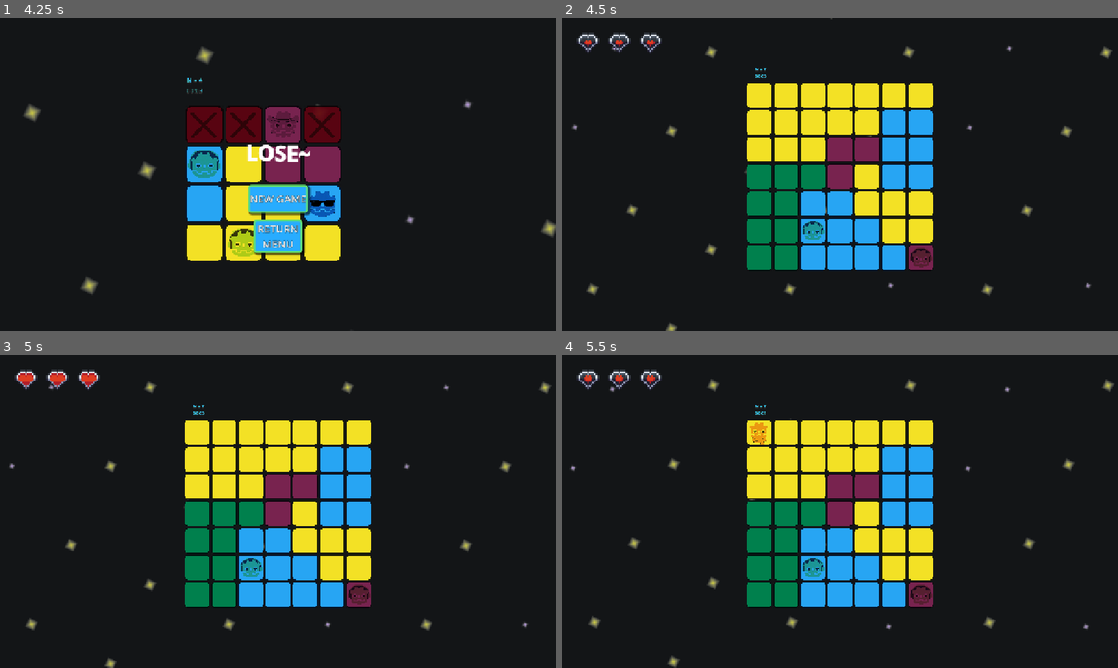
Above: before the commit, frames 1-4 (two rows, left to right).
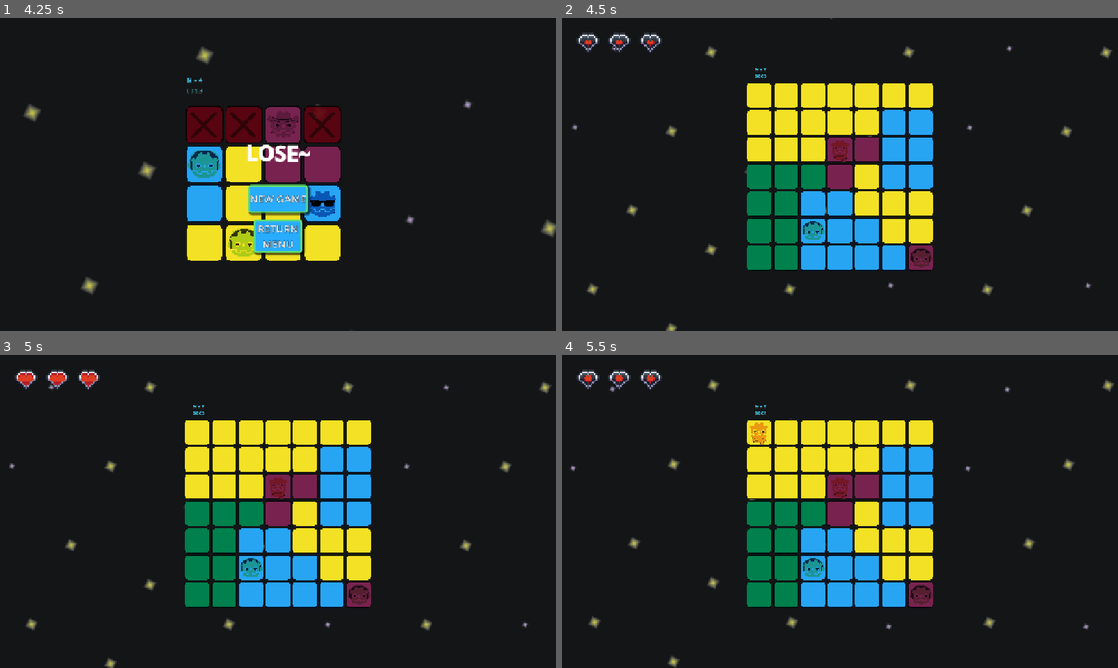
Above: after the commit, the same moments.

Repository: xixinsama/FindGodot
Game: Godot game, scene res://strat_scene/start.tscn
The game is run twice, just before and just after one commit, with the same random seed, the same clock (stepped at 60 frames per second) and the same inputs. The engine's default icon, where the game draws it, is replaced by a stand-in: a white triangle on a blue panel in a dark square.
Inputs (mouse positions are in pixels of both pictures, inside the frame that each line leads up to):
- Up to frame 1 (4.25 s): click "PLAY" at 0.5 s; move the mouse to (205, 124) at 1.27 s; click (205, 124) at 1.42 s; tap Enter at 2 s; move the mouse to (244, 124) at 2.02 s; click (244, 124) at 2.17 s; move the mouse to (283, 124) at 2.77 s; click (283, 124) at 2.92 s; move the mouse to (322, 124) at 3.52 s; click (322, 124) at 3.67 s
- Up to frame 2 (4.5 s): click "NEW GAME" at 4.25 s
- Up to frame 3 (5 s): no input
- Up to frame 4 (5.5 s): move the mouse to (756, 433) at 5.02 s; click (756, 433) at 5.17 s

Frame 1 is identical in both runs. In frame 2, 0.1% of the frame differs, in the area x 48-52%, y 39-46%; in frame 3, 0.1%; in frame 4, 0.1%.

Commit message:
难度调整

Diff:
--- a/main/main.gd
+++ b/main/main.gd
@@ -153,10 +153,11 @@
 
 	if nonograms_mode:
 		update_hints()
-	if ratate_mode:
-		reveal_godot(floori(float(N) / 3) - 1)
+
+	if ratate_mode: ## 该选项降低难度
+		reveal_godot(ceili(float(N) / 4))
 	else:
-		reveal_godot(ceili(float(N) / 4))
+		reveal_godot(ceili(float(N) / 4) + floori(float(N) / 6))
 
 	## 更新UI
 	var hint_size: float = (2 * N + 1) * 4
Not shown, added: export_presets.cfg
